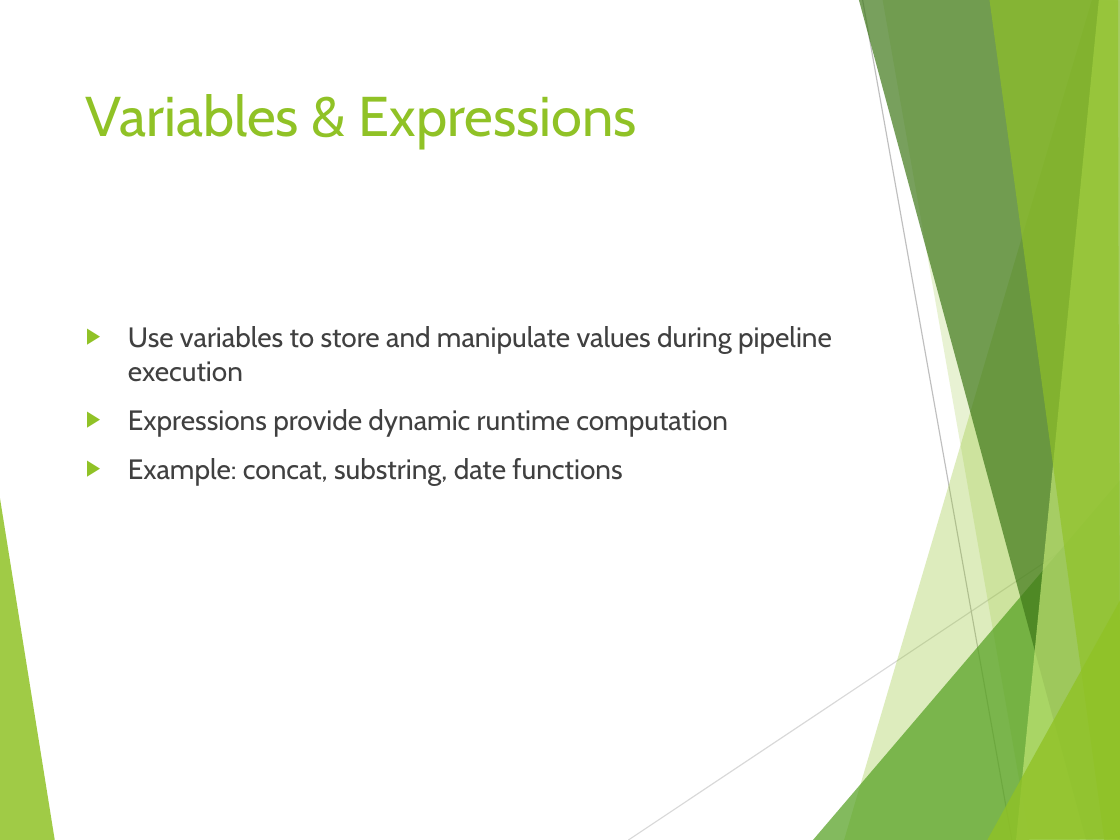
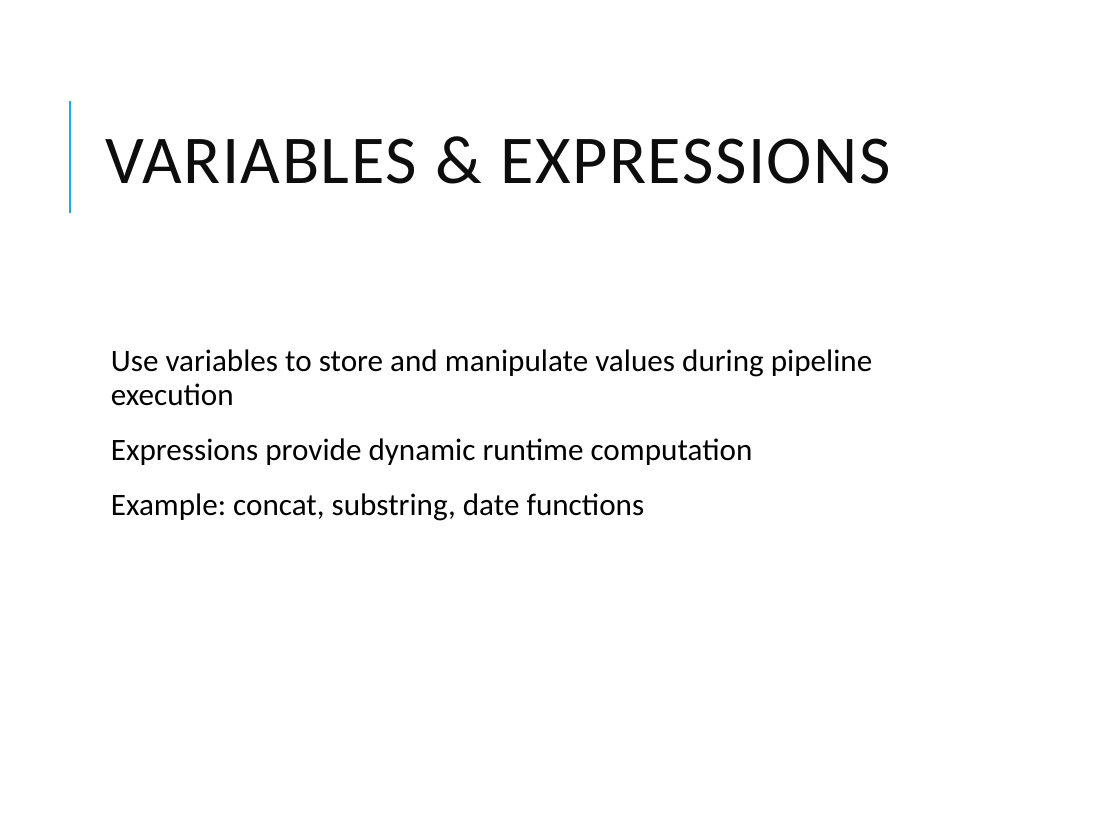
Before and after one commit to vivek1570/DE-Content-WithSnowflakes, a slide deck: slide 6 of Week-1/Day-4/ADF_Advanced_Concepts.pptx (slide 5 before the commit). Drawn at 1120x840 pixels with LibreOffice and Linux fonts; fonts in the diff are those of the drawing. Boxes give left, top, right and bottom in pixels: in the first picture for what was removed or moved away, otherwise in the second. Text is boxed around its words. In the diff, an @@ line names an element or a change of style, - is before the commit and + after.

```diff
--- a/Week-1/Day-4/ADF_Advanced_Concepts.pptx
+++ b/Week-1/Day-4/ADF_Advanced_Concepts.pptx
@@ title "VARIABLES & EXPRESSIONS" at (105,138,890,184): vertical alignment top to middle @@
@@ line added from (69, 213) to (69, 101), #1CADE4 1.5 pt @@
@@ title at (105,138,890,184): text changed; size 36 to 44 pt; font Cabin to Calibri; text colour #90C226 to #0D0D0D @@
-Variables & Expressions
+VARIABLES & EXPRESSIONS
@@ text "Use variables to store and ...": place and size @@
-text "Use variables to store and ..." at (128,326,832,485)
+text "Use variables to store and ..." at (111,349,872,521)
@@ text "Use variables to store and ..." at (111,349,872,521): size 18 to 20 pt, font Cabin to Calibri, text colour #404040 to #000000; bullet ▶ to  ; line spacing 1 to 0.9; more space between paragraphs; bullet colour #90C226 to #1CADE4 @@
@@ group removed at (0,0,1120,840): 8 freeform shapes, 2 lines @@
```
Also in this commit, not shown: 9 other slides changed, 2 slides added, 20 other files.
